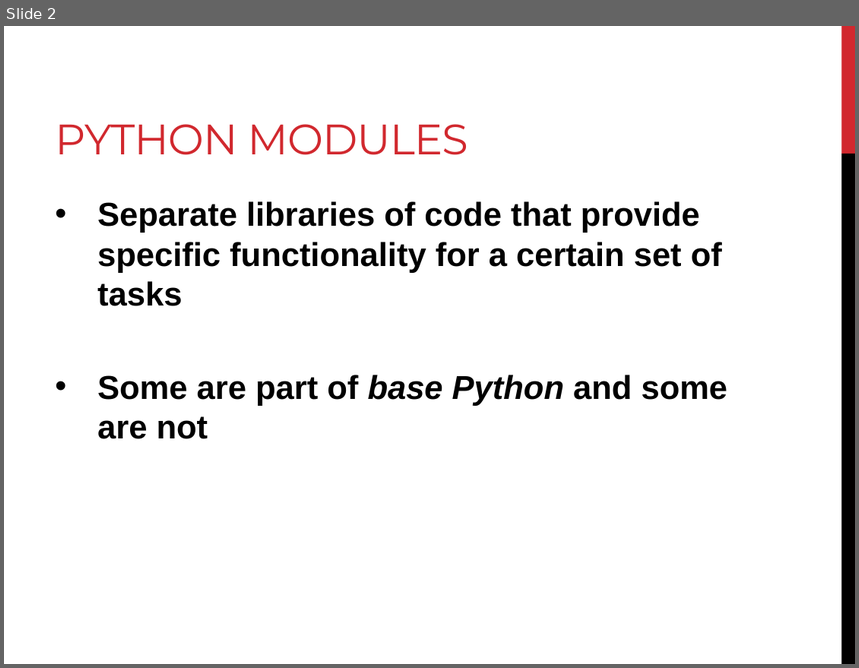
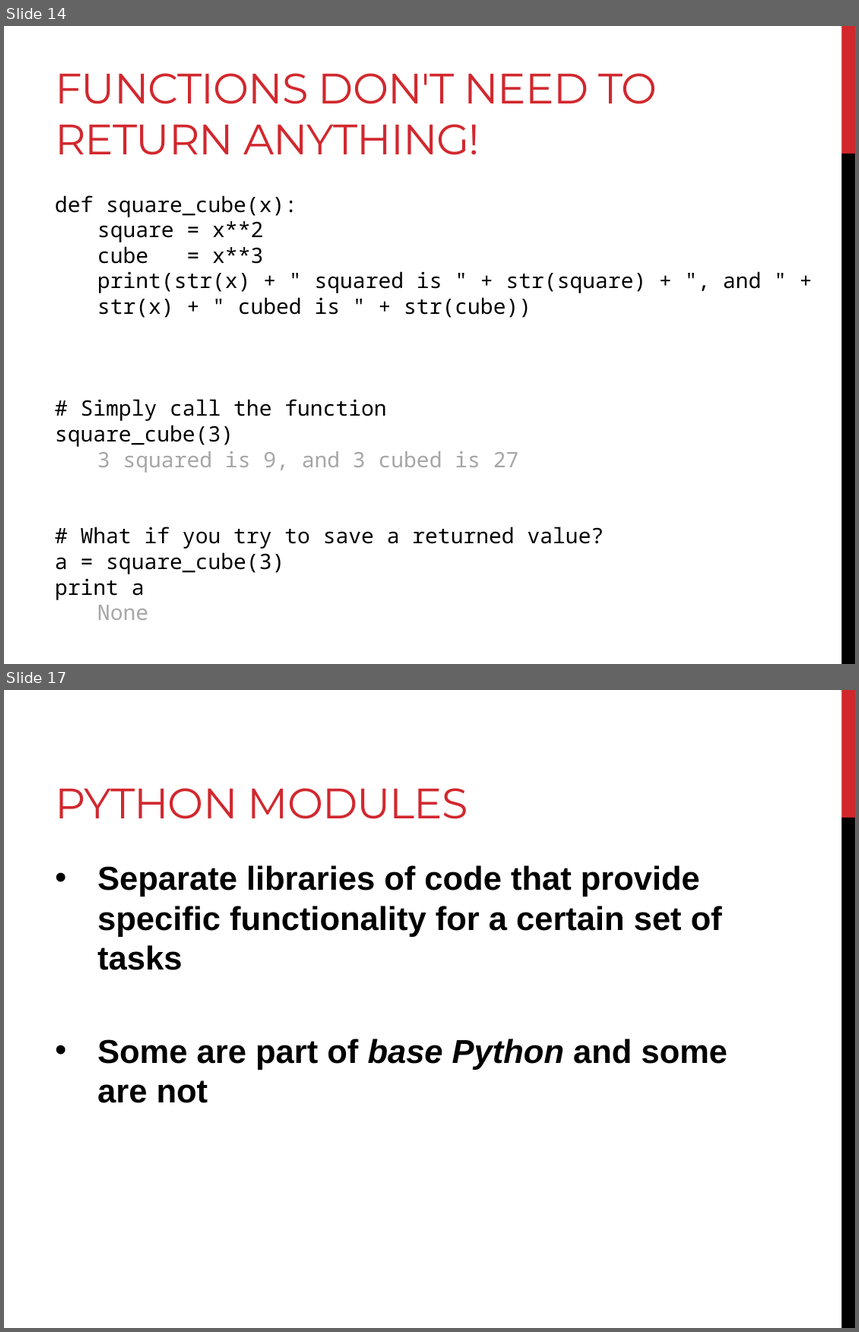
Before and after one commit to sjspielman/bdib2016_python, a slide deck: files/day4_materials/slides_day4.pptx. Shown one above the other, each under a label of ours: slide 2 before the commit, slides 14 and 17 after it; the slides between them are not shown. The pictures are 859x668 and 859x1332 pixels, drawn with LibreOffice and Linux fonts; fonts in the diff are those of the drawing. Boxes give left, top, right and bottom in pixels: in the first picture for what was removed or moved away, otherwise in the second. Text is boxed around its words. In the diff, an @@ line names an element or a change of style, - is before the commit and + after.

```diff
--- a/files/day4_materials/slides_day4.pptx
+++ b/files/day4_materials/slides_day4.pptx
@@ slide 14 added at bbox=[4, 26, 855, 664], background #FFFFFF; not listed: 2 template elements that a slide beside it also shows @@
@@ title added at bbox=[55, 73, 658, 155], 36 pt, text #D1282E @@
+FUNCTIONS DON'T NEED TO RETURN ANYTHING!
@@ text added at bbox=[55, 195, 761, 620], 18 pt, text #000000 @@
+def square_cube(x):
+square = x**2
+cube = x**3
+  print(str(x) + " squared is " + str(square) + ", and " + str(x) + " cubed is " + str(cube))
+# Simply call the function
+square_cube(3)
+3 squared is 9, and 3 cubed is 27
+# What if you try to save a returned value?
+a = square_cube(3)
+print a
+None
@@ what was slide 2 is now slide 17 @@
```
Also in this commit, not shown: 14 other slides added, 23 other files.
